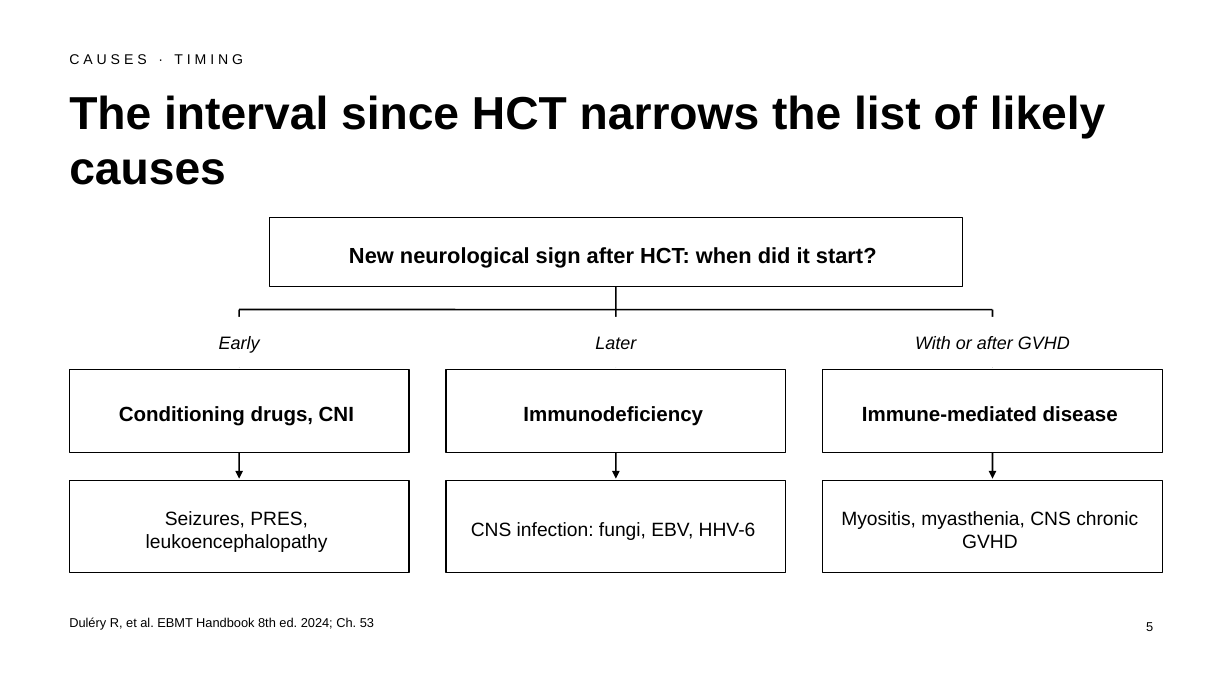
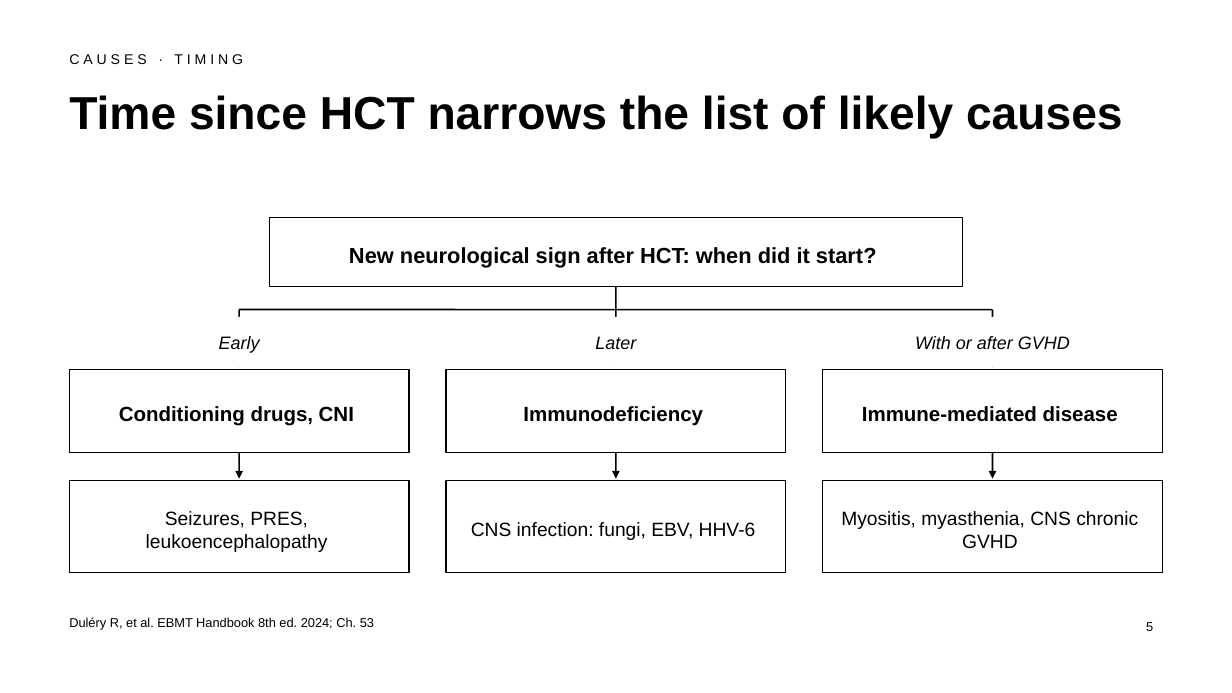
Before and after one commit to htlin222/ebmt-handbook-skill, a slide deck: slide 5 of slides/decks/s16-neurological.pptx. Drawn at 1232x693 pixels with LibreOffice and Linux fonts; fonts in the diff are those of the drawing. Boxes give left, top, right and bottom in pixels: in the first picture for what was removed or moved away, otherwise in the second. Text is boxed around its words. In the diff, an @@ line names an element or a change of style, - is before the commit and + after.

```diff
--- a/slides/decks/s16-neurological.pptx
+++ b/slides/decks/s16-neurological.pptx
@@ title at [69, 95, 1123, 139]: text changed @@
-The interval since HCT narrows the list of likely causes
+Time since HCT narrows the list of likely causes
```
Also in this commit, not shown: 8 other slides changed, 1 slide removed, 1 other file.
